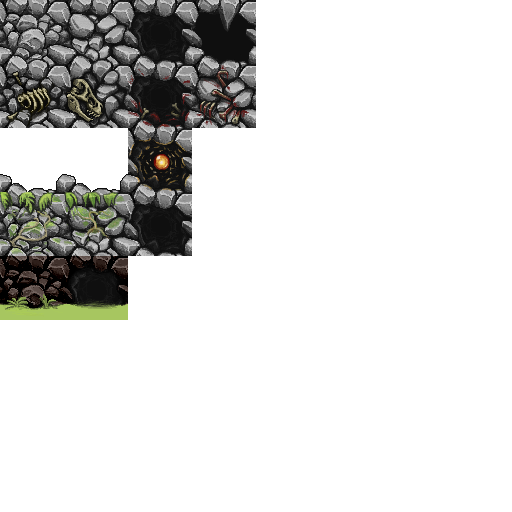
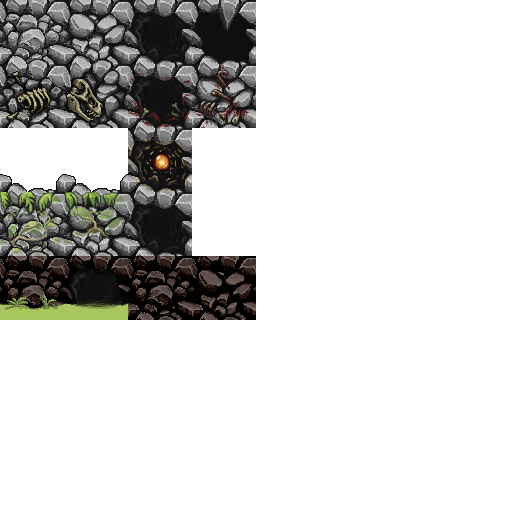
Two versions of the same layered image (512 x 512). Layer-by-layer changes:
added layer "Color Fill 2 copy 2" (linear burn) in group "Grass" over [128, 256, 256, 320]
added layer "Full2 64 copy" in group "Grass" over [192, 256, 256, 320]
added layer "Color Fill 2 copy" (linear burn) in group "Grass" over [128, 256, 256, 320]
added layer "Full1 64 copy 2" in group "Grass" over [128, 256, 192, 320]
